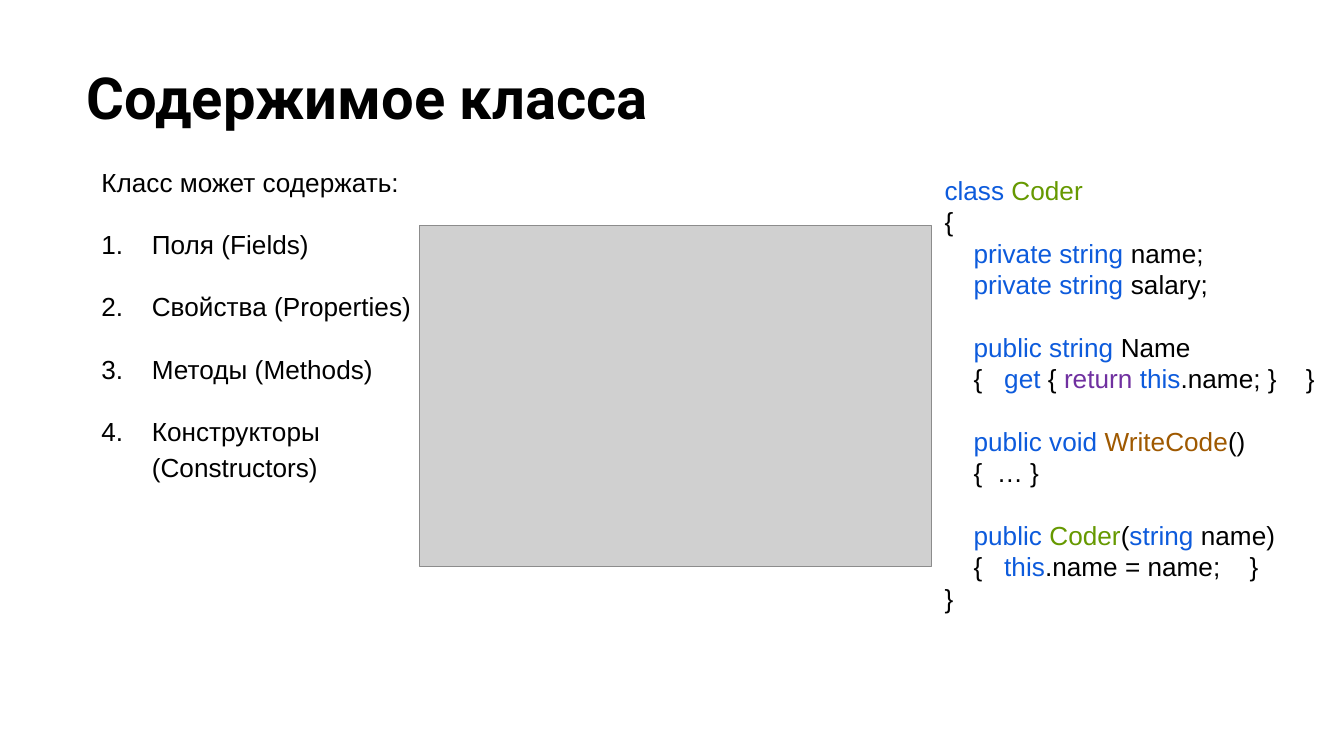
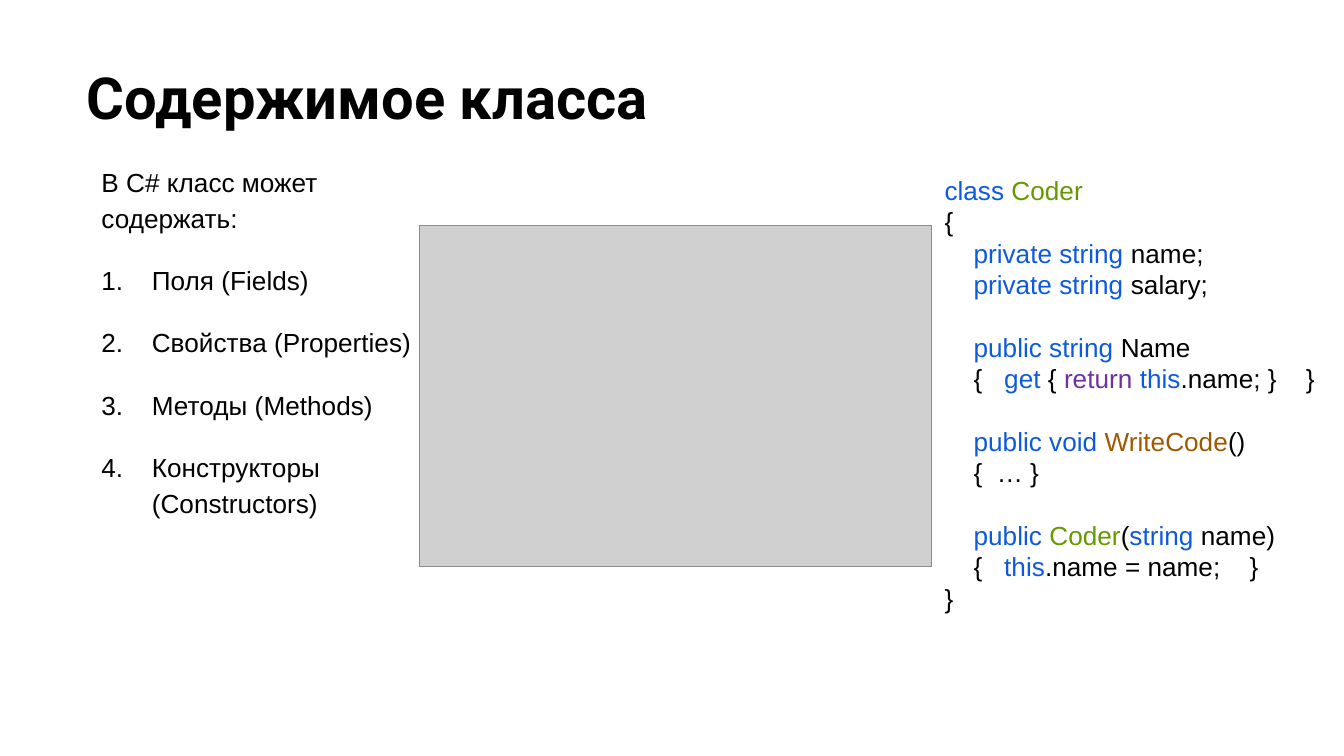
Before and after one commit to NilovPavel/OOP, a slide deck: slide 17 of ООПp.1.pptx (slide 15 before the commit). Drawn at 1344x756 pixels with LibreOffice and Linux fonts; fonts in the diff are those of the drawing; grey boxes stand for pictures; background and template pictures are left out. Boxes give left, top, right and bottom in pixels: in the first picture for what was removed or moved away, otherwise in the second. Text is boxed around its words. In the diff, an @@ line names an element or a change of style, - is before the commit and + after.

```diff
--- a/ООПp.1.pptx
+++ b/ООПp.1.pptx
@@ text at bbox=[101, 173, 317, 234]: text changed @@
-Класс может содержать:
+В C# класс может содержать:
```
Also in this commit, not shown: 3 other slides changed, 2 slides added, 8 other files.
